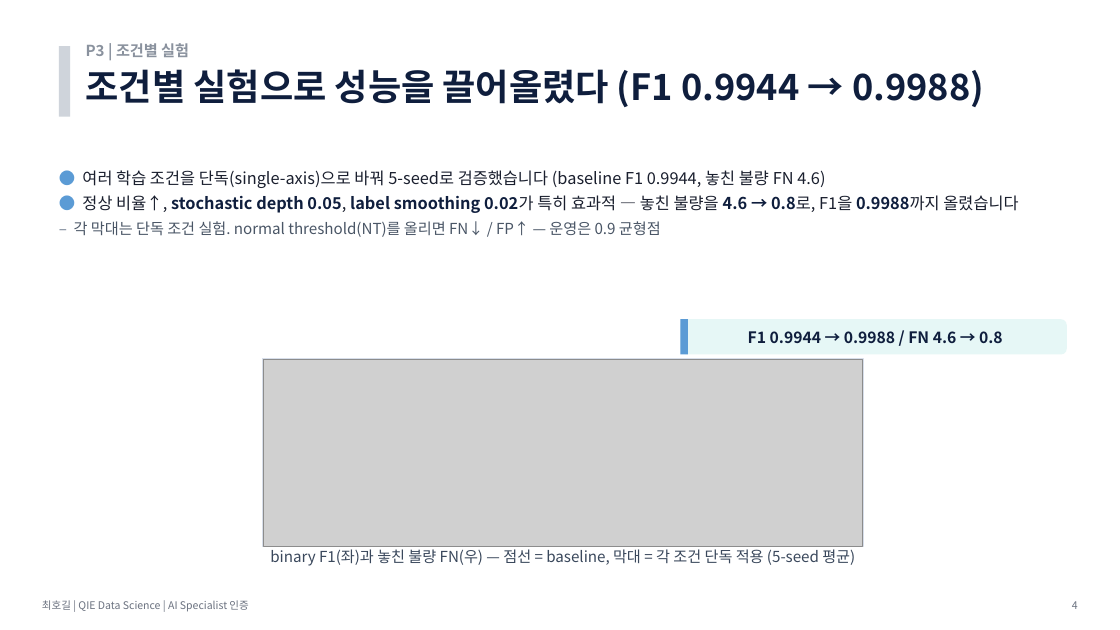
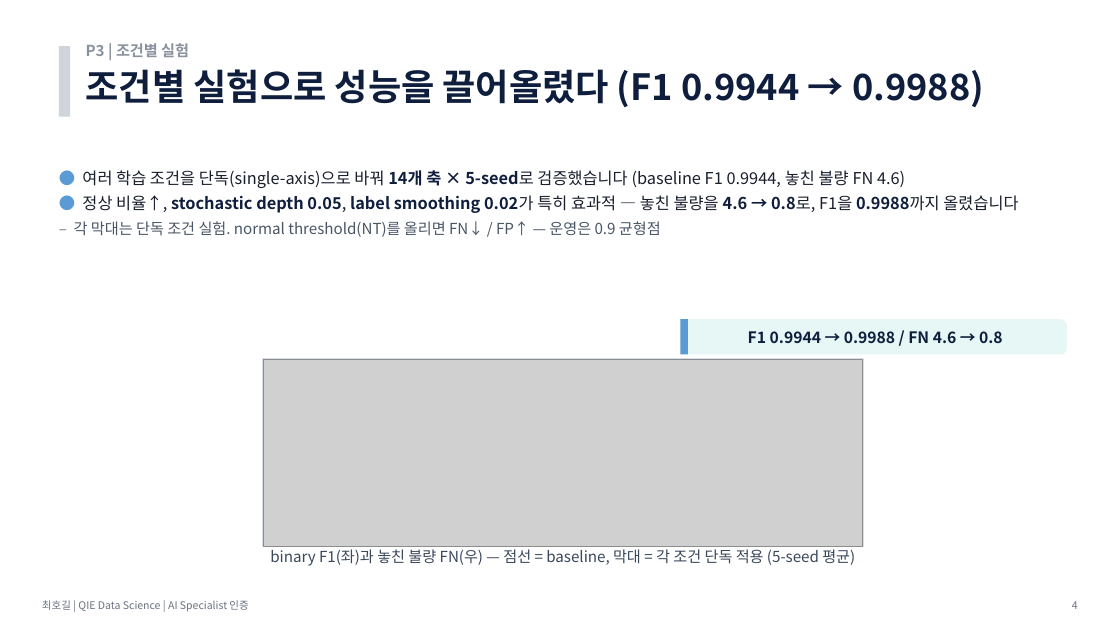
Before and after one commit to hogil/fbm_paper, a slide deck: slide 4 of recommendation/presentation/발표_P3_데이터생성_최호길.pptx. Drawn at 1120x630 pixels with LibreOffice and Linux fonts; fonts in the diff are those of the drawing; grey boxes stand for pictures. Boxes give left, top, right and bottom in pixels: in the first picture for what was removed or moved away, otherwise in the second. Text is boxed around its words. In the diff, an @@ line names an element or a change of style, - is before the commit and + after.

```diff
--- a/recommendation/presentation/발표_P3_데이터생성_최호길.pptx
+++ b/recommendation/presentation/발표_P3_데이터생성_최호길.pptx
@@ text at [82,170,905,188]: text changed @@
-● 여러 학습 조건을 단독(single-axis)으로 바꿔 5-seed로 검증했습니다 (baseline F1 0.9944, 놓친 불량 FN 4.6)
+● 여러 학습 조건을 단독(single-axis)으로 바꿔 14개 축 × 5-seed로 검증했습니다 (baseline F1 0.9944, 놓친 불량 FN 4.6)
```
Also in this commit, not shown: 1 slide added, 3 other files.
